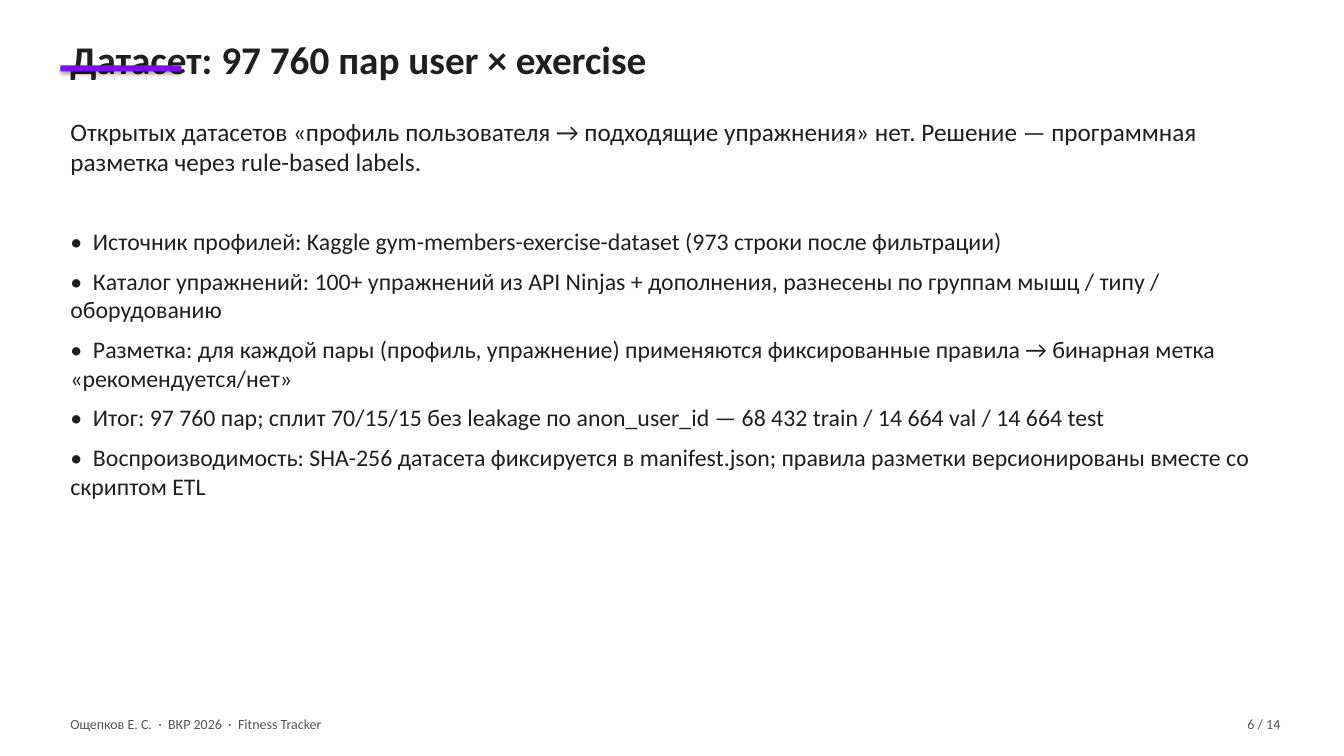
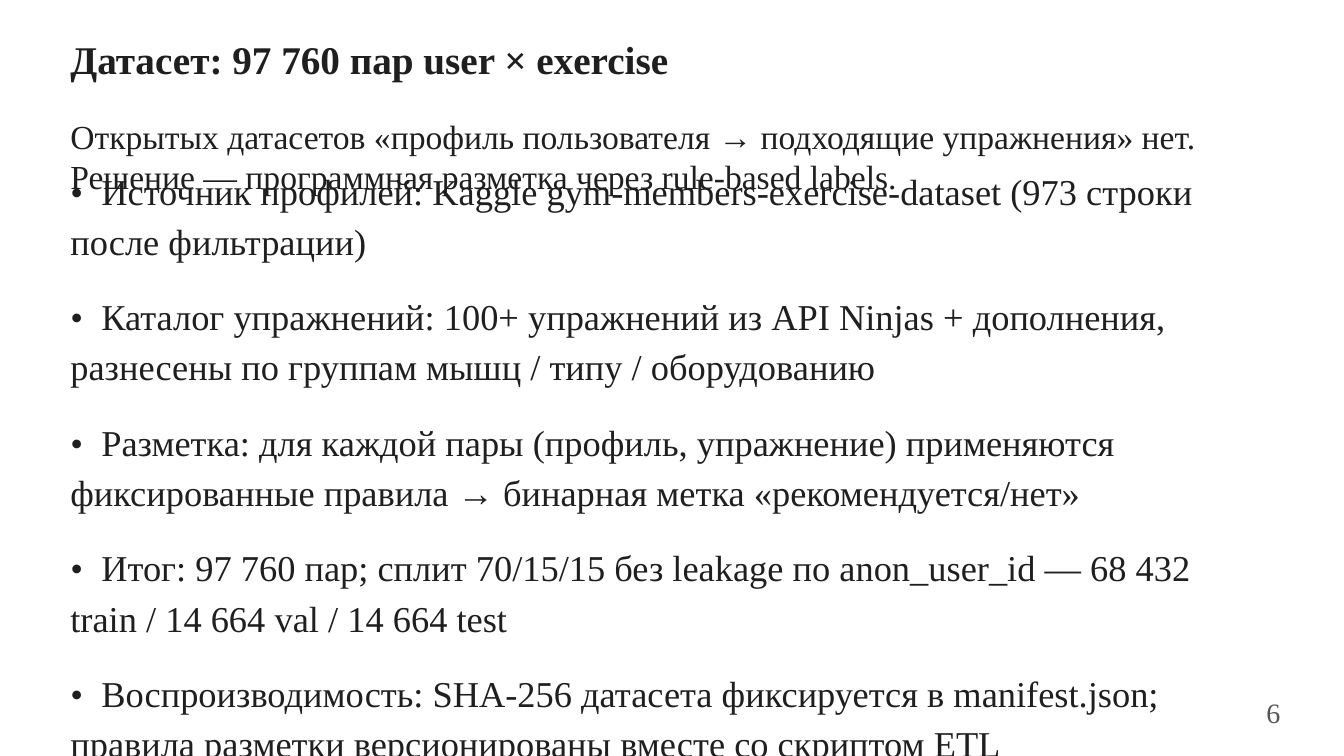
Before and after one commit to geox55/fitness-tracker, a slide deck: slide 6 of docs/thesis/presentation-egor.pptx. Drawn at 1344x756 pixels with LibreOffice and Linux fonts; fonts in the diff are those of the drawing. Boxes give left, top, right and bottom in pixels: in the first picture for what was removed or moved away, otherwise in the second. Text is boxed around its words. In the diff, an @@ line names an element or a change of style, - is before the commit and + after.

```diff
--- a/docs/thesis/presentation-egor.pptx
+++ b/docs/thesis/presentation-egor.pptx
@@ text "Датасет: 97 760 пар user ..." at (70, 47, 668, 81): font Calibri to Times New Roman @@
@@ rectangle removed at (60, 66, 181, 72) @@
@@ text "Открытых датасетов «профиль пользователя → ..." at (70, 125, 1195, 196): size 18 to 24 pt, font Calibri to Times New Roman @@
@@ text "• Источник профилей: Kaggle gym-members-exercise-dataset ..." at (70, 177, 1192, 714): size 17 to 26 pt, font Calibri to Times New Roman; line spacing 1 to 1.15; more space between paragraphs; vertical alignment top to middle @@
@@ text removed at (70, 719, 322, 731) @@
-Ощепков Е. С. · ВКР 2026 · Fitness Tracker
@@ text at (1266, 704, 1280, 724): text changed; size 10 to 20 pt; font Calibri to Times New Roman @@
-6 / 14
+6
```
Also in this commit, not shown: 13 other slides changed, 14 other files.
